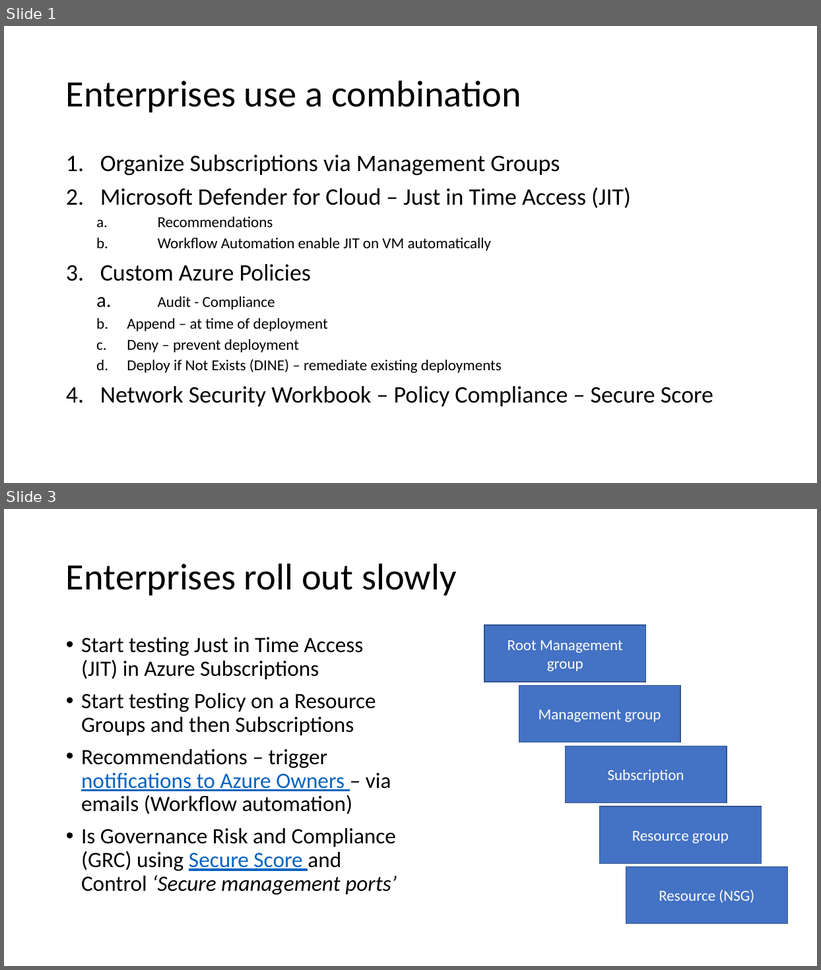
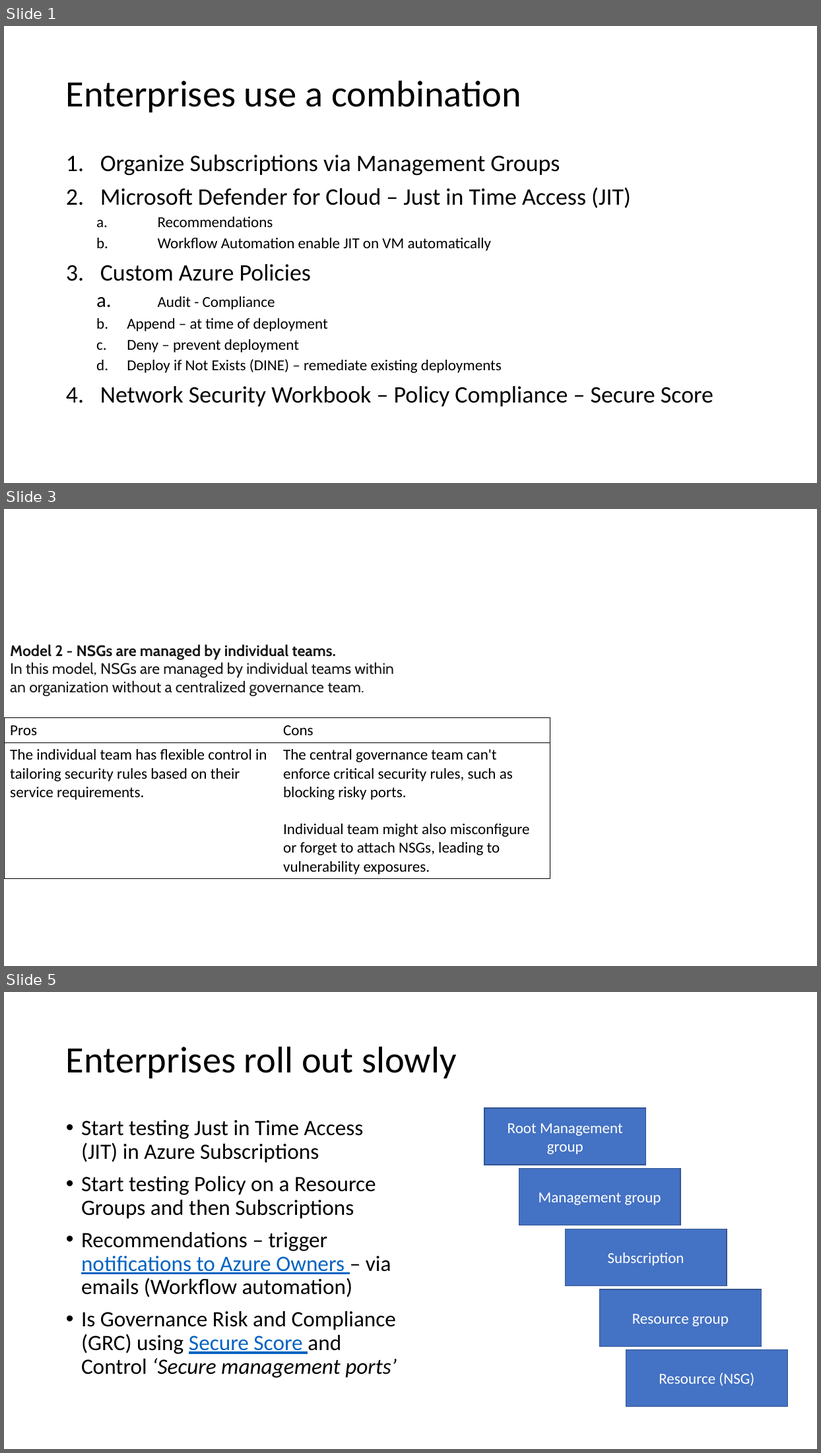
Before and after one commit to swiftsolves-msft/decks, a slide deck: Enterprise NSG Enforcement.pptx. Shown one above the other, each under a label of ours: slides 1 and 3 before the commit, slides 1, 3 and 5 after it; the slides between them are not shown. The pictures are 821x970 and 821x1453 pixels, drawn with LibreOffice and Linux fonts; fonts in the diff are those of the drawing. Boxes give left, top, right and bottom in pixels: in the first picture for what was removed or moved away, otherwise in the second. Text is boxed around its words. In the diff, an @@ line names an element or a change of style, - is before the commit and + after.

```diff
--- a/Enterprise NSG Enforcement.pptx
+++ b/Enterprise NSG Enforcement.pptx
@@ slide 3 added at [4,509,817,966], background #FFFFFF @@
@@ text added at [10,644,394,696], 18 pt, text #171717 @@
+Model 2 - NSGs are managed by individual teams.
+In this model, NSGs are managed by individual teams within an organization without a centralized governance team.
@@ table added at [4,718,550,877], 2 rows, 2 columns @@
+Pros | Cons
+The individual team has flexible control in tailoring security rules based on their service requirements. | The central governance team can't enforce critical security rules, such as blocking risky ports. Individual team might also misconfigure or forget to attach NSGs, leading to vulnerability exposures.
@@ what was slide 3 is now slide 5 @@
```
Also in this commit, not shown: 2 slides changed, 5 other slides added.
